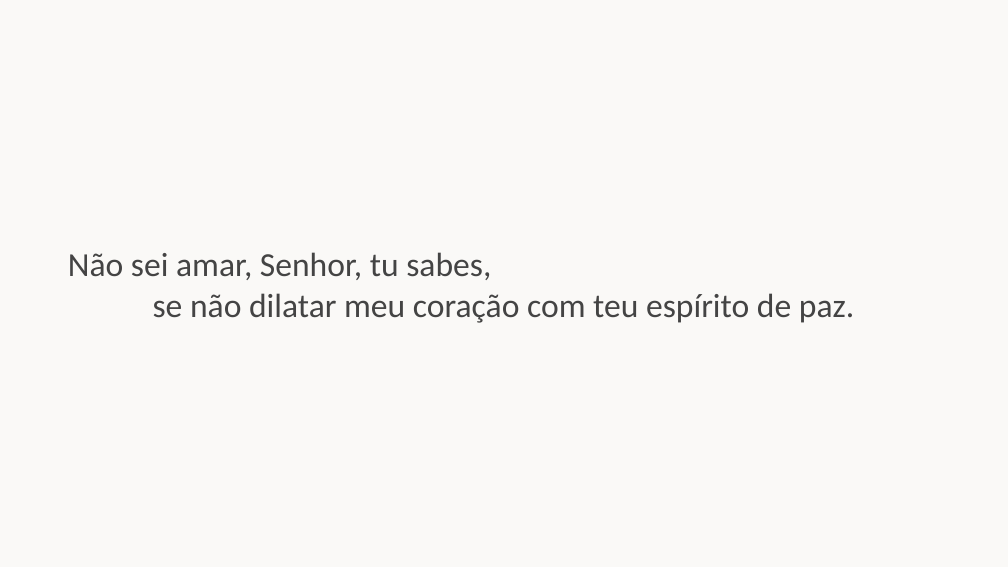
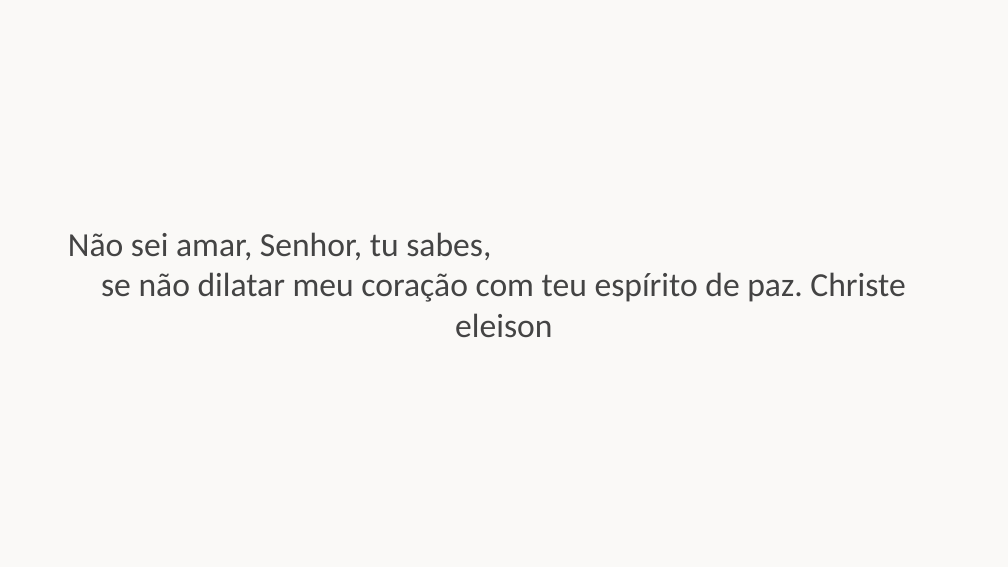
Before and after one commit to gpereira12/slides-harmonia-divina, a slide deck: slide 15 of missas/Quaresma/Quaresma_I.pptx (slide 11 before the commit). Drawn at 1008x567 pixels with LibreOffice and Linux fonts; fonts in the diff are those of the drawing. Boxes give left, top, right and bottom in pixels: in the first picture for what was removed or moved away, otherwise in the second. Text is boxed around its words. In the diff, an @@ line names an element or a change of style, - is before the commit and + after.

```diff
--- a/missas/Quaresma/Quaresma_I.pptx
+++ b/missas/Quaresma/Quaresma_I.pptx
@@ text at [68, 232, 905, 338]: text changed @@
-Não sei amar, Senhor, tu sabes,
-se não dilatar meu coração com teu espírito de paz.
+Não sei amar, Senhor, tu sabes,
+se não dilatar meu coração com teu espírito de paz. Christe eleison
```
Also in this commit, not shown: 8 other slides changed, 10 slides added, 1 other file.
